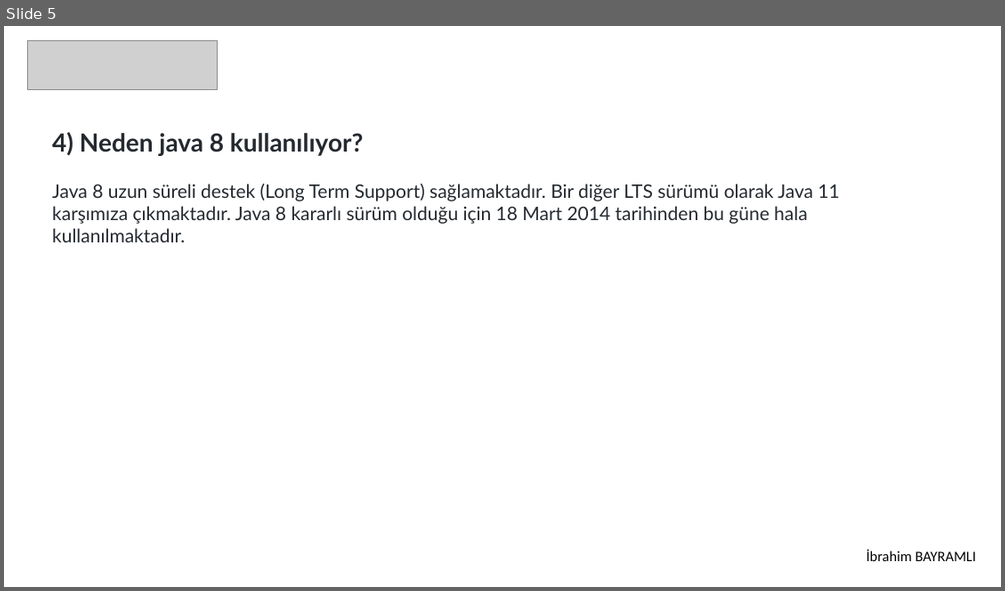
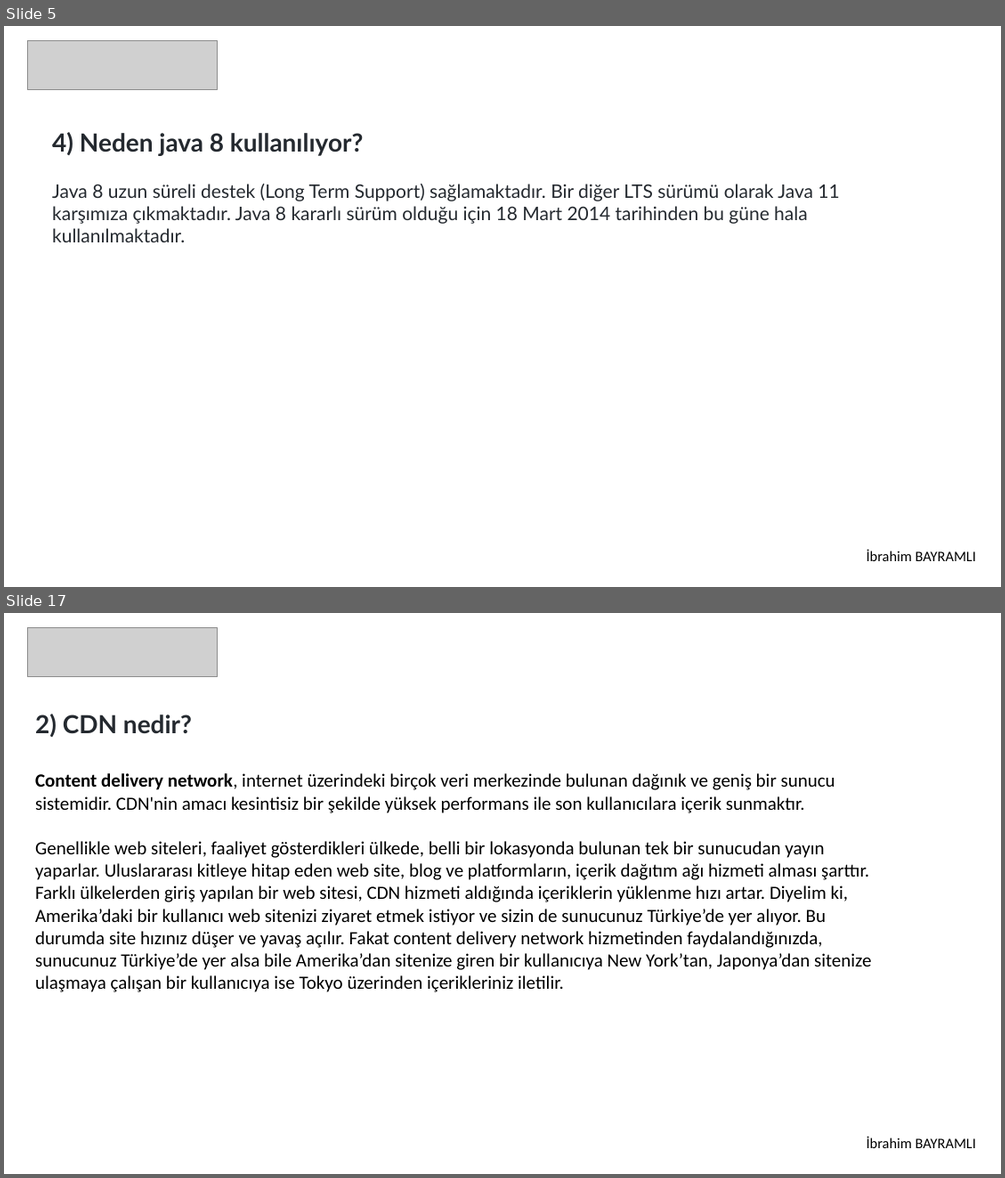
Before and after one commit to 207-Atmosware-Java-Bootcamp/2-hafta-pazartesi-odevi-ibrahimbayramli, a slide deck: Odev.pptx. Shown one above the other, each under a label of ours: slide 5 before the commit, slides 5 and 17 after it; the slides between them are not shown. The pictures are 1005x591 and 1005x1178 pixels, drawn with LibreOffice and Linux fonts; fonts in the diff are those of the drawing; grey boxes stand for pictures. Boxes give left, top, right and bottom in pixels: in the first picture for what was removed or moved away, otherwise in the second. Text is boxed around its words. In the diff, an @@ line names an element or a change of style, - is before the commit and + after.

```diff
--- a/Odev.pptx
+++ b/Odev.pptx
@@ slide 17 added at (4,613,1001,1174), background #FFFFFF @@
@@ picture added at (28,627,217,676) @@
@@ text added at (35,714,871,992), 18 pt, text #000000 @@
+2) CDN nedir?
+Content delivery network, internet üzerindeki birçok veri merkezinde bulunan dağınık ve geniş bir sunucu sistemidir. CDN'nin amacı kesintisiz bir şekilde yüksek performans ile son kullanıcılara içerik sunmaktır.
+Genellikle web siteleri, faaliyet gösterdikleri ülkede, belli bir lokasyonda bulunan tek bir sunucudan yayın yaparlar. Uluslararası kitleye hitap eden web site, blog ve platformların, içerik dağıtım ağı hizmeti alması şarttır. Farklı ülkelerden giriş yapılan bir web sitesi, CDN hizmeti aldığında içeriklerin yüklenme hızı artar. Diyelim ki, Amerika’daki bir kullanıcı web sitenizi ziyaret etmek istiyor ve sizin de sunucunuz Türkiye’de yer alıyor. Bu durumda site hızınız düşer ve yavaş açılır. Fakat content delivery network hizmetinden faydalandığınızda, sunucunuz Türkiye’de yer alsa bile Amerika’dan sitenize giren bir kullanıcıya New York’tan, Japonya’dan sitenize ulaşmaya çalışan bir kullanıcıya ise Tokyo üzerinden içerikleriniz iletilir.
@@ text added at (866,1136,976,1148), 14 pt, text #000000 @@
+İbrahim BAYRAMLI
```
Also in this commit, not shown: 15 other slides added, 4 other files.
